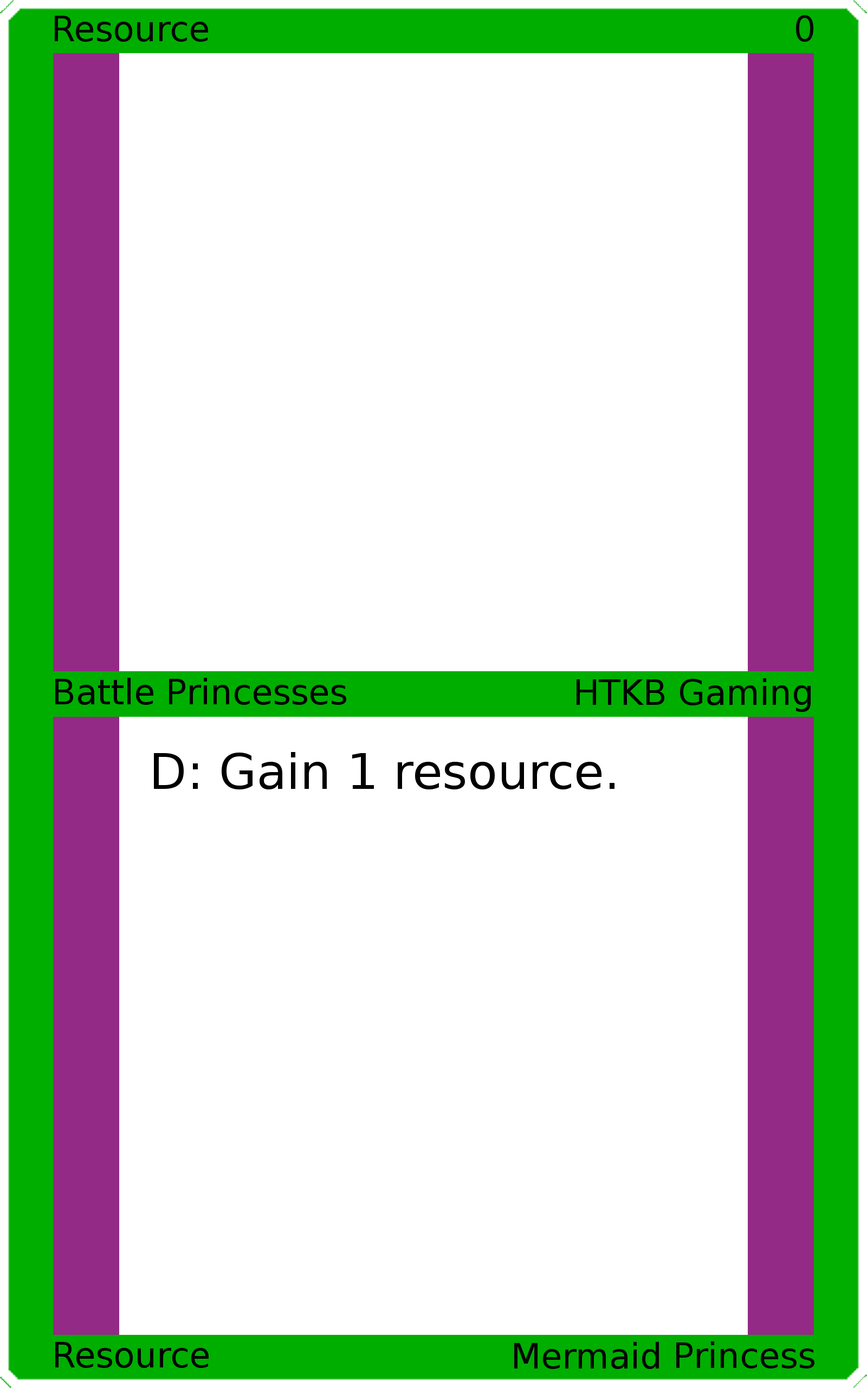
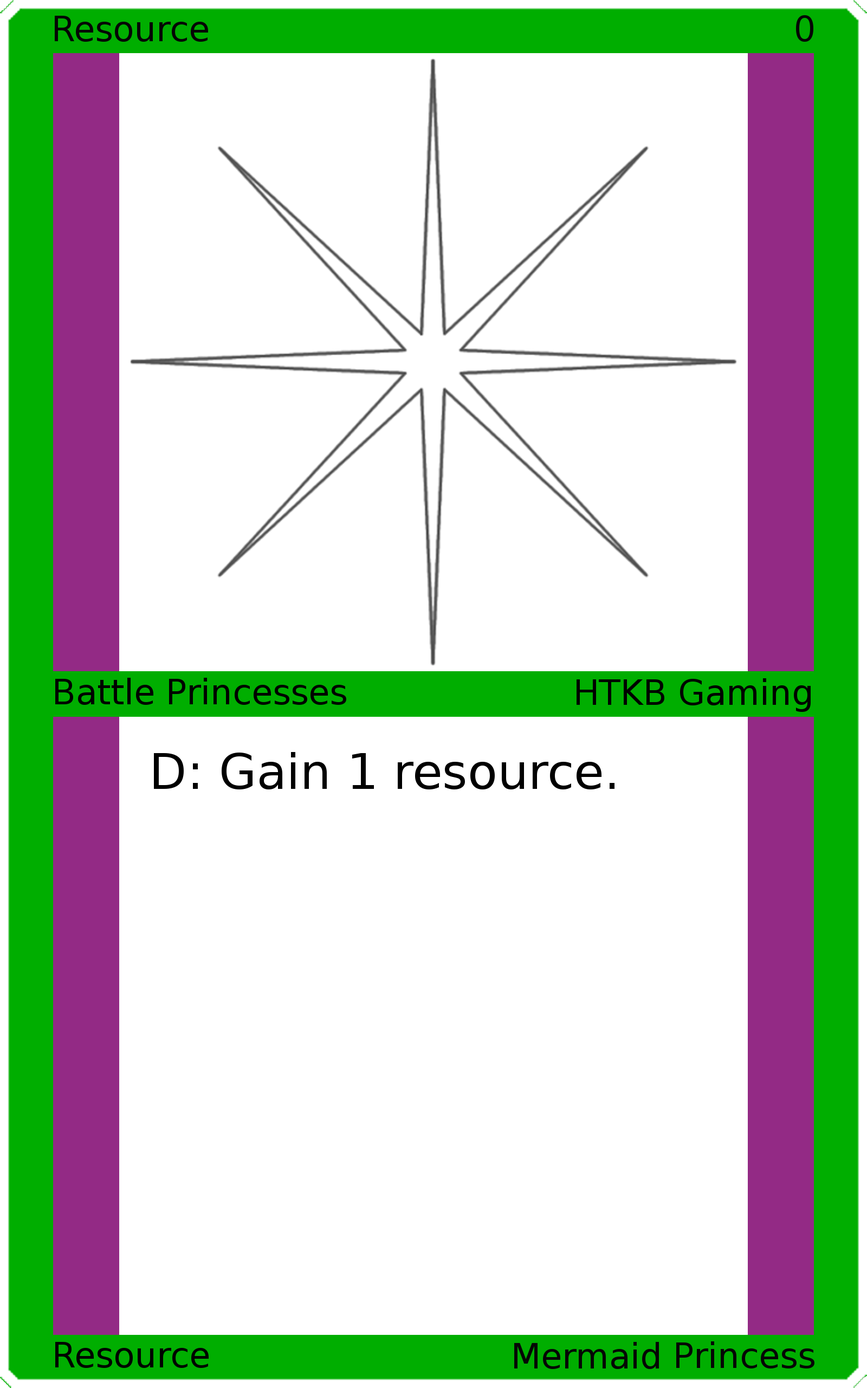
The second w=867, h=1388 image is a revision of the first. Changes to its layers:
added layer "Art" above "Top Background" over [129, 57, 738, 666]
